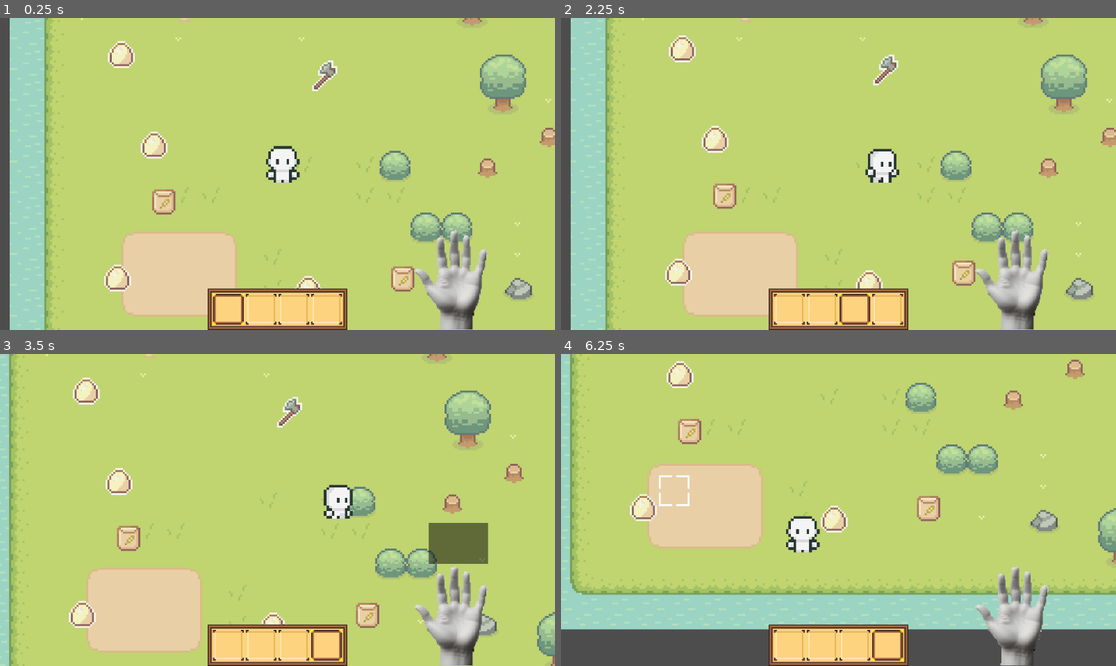
Above: before the commit, frames 1-4 (two rows, left to right).
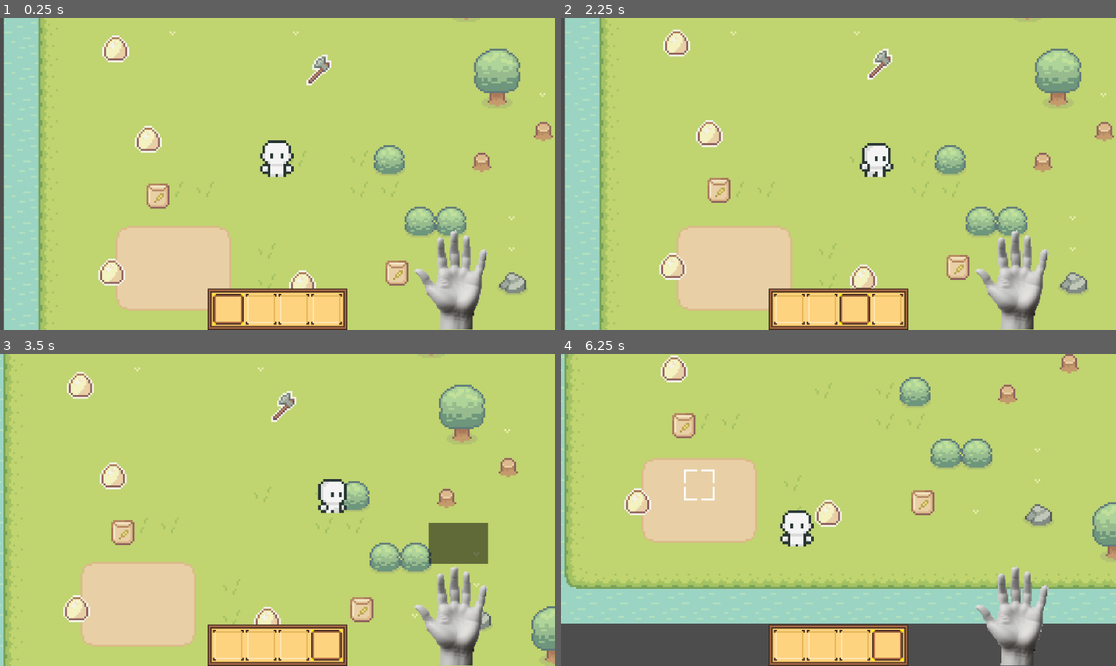
Above: after the commit, the same moments.

Repository: Lamayanul/Game
Game: Godot game, scene res://Scene/world.tscn
Same seed, same stepped clock (60 frames per second), same inputs: the game is played once before the commit and once after it.
Inputs (mouse positions are in pixels of both pictures, inside the frame that each line leads up to):
- Up to frame 1 (0.25 s): no input
- Up to frame 2 (2.25 s): drag from (788, 308) to (1066, 77) at 0.52 s; drag from (821, 308) to (1066, 77) at 1.27 s; move the mouse to (855, 308) at 2.02 s; hold D (move_right) from 2.03 s (still down); tap H (harvest, bound only after the commit) at 2.1 s; click (855, 308) at 2.17 s
- Up to frame 3 (3.5 s): tap Z (drop) at 2.3 s; release D (move_right) at 2.75 s; drag from (327, 644) to (455, 597) at 2.77 s
- Up to frame 4 (6.25 s): move the mouse to (1005, 556) at 3.52 s; hold A (move_left) 3.53-4.25 s; tap N (drop_1) at 3.6 s; tap Space (jump) at 3.77 s; tap H (harvest, bound only after the commit) at 3.8, 5.1 s; drag from (672, 463) to (849, 428) at 4.27 s; move the mouse to (866, 510) at 5.02 s; hold S (move_down) 5.03-5.75 s; click (866, 510) at 5.17 s; tap P (plantSeed) at 5.3 s; drag from (755, 432) to (688, 475) at 5.77 s

The runs differ from the first frame. In frame 1, 11% of the frame differs, in the area x 0-100%, y 0-100%; in frame 2, 11%; in frame 3, 10%; in frame 4, 14%, in the area x 0-100%, y 0-89%.

Commit message:
update
inventory + planting + bugs fix

Diff:
--- a/Autoload/Database.json
+++ b/Autoload/Database.json
@@ -26,5 +26,12 @@
 	"cantitate":1,
 	"number":3,
 	"nume":"seminte grau",
+	},
+
+"4":{
+	"texture":"grau_de_recoltat.png",
+	"cantitate":1,
+	"number":4,
+	"nume":"grau",
 	}
 }
--- a/Flowers/base_flower.gd
+++ b/Flowers/base_flower.gd
@@ -11,3 +11,9 @@
 func _on_timer_timeout():
 	index+=1
 	$AnimationPlayer.play(str(index))
+	if index == 3:  # Cand planta ajunge la index 3, o consideram matura
+		harvest_ready = true  # Planta este gata de recoltat
+		print("Plant is now harvestable")
+
+func harvest()->void:
+	queue_free()
--- a/Flowers/grau.tscn
+++ b/Flowers/grau.tscn
@@ -87,33 +87,6 @@
 "values": [Rect2(32, 0, 16, 16)]
 }
 
-[sub_resource type="Animation" id="Animation_g3tcj"]
-length = 0.001
-tracks/0/type = "value"
-tracks/0/imported = false
-tracks/0/enabled = true
-tracks/0/path = NodePath("Sprite2D:position")
-tracks/0/interp = 1
-tracks/0/loop_wrap = true
-tracks/0/keys = {
-"times": PackedFloat32Array(0),
-"transitions": PackedFloat32Array(1),
-"update": 0,
-"values": [Vector2(0, -8)]
-}
-tracks/1/type = "value"
-tracks/1/imported = false
-tracks/1/enabled = true
-tracks/1/path = NodePath(".:harvest_ready")
-tracks/1/interp = 1
-tracks/1/loop_wrap = true
-tracks/1/keys = {
-"times": PackedFloat32Array(0),
-"transitions": PackedFloat32Array(1),
-"update": 1,
-"values": [false]
-}
-
 [sub_resource type="Animation" id="Animation_22ahw"]
 resource_name = "2"
 length = 0.01
@@ -194,6 +167,33 @@
 "transitions": PackedFloat32Array(1),
 "update": 0,
 "values": [Rect2(64, 0, 16, 16)]
+}
+
+[sub_resource type="Animation" id="Animation_g3tcj"]
+length = 0.001
+tracks/0/type = "value"
+tracks/0/imported = false
+tracks/0/enabled = true
+tracks/0/path = NodePath("Sprite2D:position")
+tracks/0/interp = 1
+tracks/0/loop_wrap = true
+tracks/0/keys = {
+"times": PackedFloat32Array(0),
+"transitions": PackedFloat32Array(1),
+"update": 0,
+"values": [Vector2(0, -8)]
+}
+tracks/1/type = "value"
+tracks/1/imported = false
+tracks/1/enabled = true
+tracks/1/path = NodePath(".:harvest_ready")
+tracks/1/interp = 1
+tracks/1/loop_wrap = true
+tracks/1/keys = {
+"times": PackedFloat32Array(0),
+"transitions": PackedFloat32Array(1),
+"update": 1,
+"values": [false]
 }
 
 [sub_resource type="AnimationLibrary" id="AnimationLibrary_ggani"]
--- a/Scene/player.tscn
+++ b/Scene/player.tscn
@@ -577,8 +577,8 @@
 
 [node name="CharacterBody2D" type="CharacterBody2D"]
 y_sort_enabled = true
+position = Vector2(28, 16)
 script = ExtResource("1_cqeva")
-metadata/_edit_group_ = true
 
 [node name="AnimatedSprite2D" type="AnimatedSprite2D" parent="."]
 texture_filter = 1
@@ -592,7 +592,7 @@
 shape = SubResource("RectangleShape2D_fivss")
 
 [node name="Camera2D" type="Camera2D" parent="."]
-position = Vector2(-31, -19)
+position = Vector2(-28, -16)
 zoom = Vector2(4, 4)
 limit_smoothed = true
 position_smoothing_enabled = true
--- a/Scene/world.tscn
+++ b/Scene/world.tscn
@@ -207,7 +207,7 @@
 [sub_resource type="StyleBoxEmpty" id="StyleBoxEmpty_4ynlc"]
 
 [sub_resource type="RectangleShape2D" id="RectangleShape2D_2cxkb"]
-size = Vector2(7, 6)
+size = Vector2(7, 5.71695)
 
 [sub_resource type="RectangleShape2D" id="RectangleShape2D_0l4ak"]
 size = Vector2(25, 16)
@@ -312,6 +312,7 @@
 [node name="Area2D" type="Area2D" parent="CanvasLayer/PanelContainer/Sprite2D/item_mana/sprite"]
 
 [node name="CollisionShape2D" type="CollisionShape2D" parent="CanvasLayer/PanelContainer/Sprite2D/item_mana/sprite/Area2D"]
+position = Vector2(0, 0.141521)
 shape = SubResource("RectangleShape2D_2cxkb")
 
 [node name="InfoLabel" type="RichTextLabel" parent="CanvasLayer"]
--- a/Scripturi/hand.gd
+++ b/Scripturi/hand.gd
@@ -4,6 +4,8 @@
 var float_speed: float = 2.0
 var original_position: Vector2
 var time_passed: float = 0.0
+@onready var sprite = $"."
+
 
 
 
--- a/Scripturi/player.gd
+++ b/Scripturi/player.gd
@@ -147,11 +147,14 @@
 		hand_sprite.visible = true
 		hand_sprite.scale=Vector2(0.5,0.5)
 		info = "[center]ITEM : "  +item_nume+"[/center]"
+
 	else:
 		print("Texture is null")
 
+
 func inequip_item():
 	hand_sprite.texture=null
+	info_label.visible=false
 	info_label.clear()
 
 
--- a/Scripturi/tile_map.gd
+++ b/Scripturi/tile_map.gd
@@ -2,15 +2,15 @@
 
 
 @onready var grid = $Grid
-@onready var player = $"../player"
-var selected_slot: Slot = null
 @onready var inventory = get_node("/root/world/CanvasLayer/Inv")
-var pos:Vector2
-var suprapune:Vector2
-
+var selected_slot: Slot = null  # Slotul selectat
+@onready var player = get_node("/root/world/player")
+var drop=1
+var cell
 
 var curentSeed=preload("res://Flowers/grau.tscn")
 var plantedFlower:Dictionary={}
+
 
 
 func _process(_delta):
@@ -21,35 +21,68 @@
 	if tile_data != null and tile_data.get_custom_data("ogor"):  # Verifică dacă tile-ul este "ogor"
 		grid.visible = true  # Afișează gridul
 		grid.position = map_to_local(grid_cell)  # Plasează gridul pe tile-ul respectiv
-		pos=grid_cell
 	else:
 		grid.visible = false  # Ascunde gridul
+	if Input.is_action_just_pressed("harvest"):
+		if plantedFlower.has(local_to_map(grid.position)) and is_harvestable(local_to_map(grid.position)):
+			print("da")
+			harvest_plant(local_to_map(grid.position))
+
 
 
 func _on_player_plant_seed():
 	var cellLocalCoord=local_to_map(grid.position)
 	var tile:TileData=get_cell_tile_data(2,cellLocalCoord)
-
+	cell=cellLocalCoord
 	if tile==null  or curentSeed==null:
 		return
 
 	if tile.get_custom_data("ogor"):
 		if plantedFlower.has(cellLocalCoord):
-			return
+			print("A plant already exists at:", cellLocalCoord)
+			return  # Ieși din funcție pentru a evita plantarea din nou
 		plant_seed(cellLocalCoord)
 
-		#if selected_slot.decrease_cantitate(1):
-			#selected_slot.clear_item()
-			#selected_slot.deselect()
-			#selected_slot = null
-			#var player = get_node("/root/world/player")
-			#player.inequip_item()
+	if inventory.selected_slot!=null:
+		print(inventory.selected_slot)
+		if inventory.selected_slot.decrease_cantitate(drop):
+			inventory.selected_slot.clear_item()
+			inventory.selected_slot.deselect()
+			inventory.selected_slot = null
+			inventory.plin-=1
+			player.inequip_item()
+
+
+
+func is_harvestable(coord)->bool:
+	var plant = plantedFlower.get(coord)
+	print("harvest",coord)
+	print(plant)
+	if plant != null:
+		return plant.harvest_ready  # Sau metoda din clasa plantei care verifică maturitatea
+	return false
+
+
+func harvest_plant(coord)->void:
+	var plant:Flower=plantedFlower.get(coord)
+	print(coord)
+	if plant.has_method("harvest"):
+		plant.harvest()
+		plantedFlower.erase(coord)
+		plant.queue_free()
+		print("Plant harvested at:", coord)
+		inventory.add_item("4",2)
+
+
+
 
 func plant_seed(coord)->void:
 	if plantedFlower.has(coord):
+		print("Seed already planted at: ", coord)
 		return
 
 	var plant=curentSeed.instantiate()
+	print("Plant instance created:", plant)
 	add_child(plant)
 	plantedFlower[coord]=plant
 	plant.position=map_to_local(coord)
--- a/User/inv.gd
+++ b/User/inv.gd
@@ -7,6 +7,9 @@
 @export var plin:int =0
 @onready var info_label = $"../InfoLabel"
 @onready var hand_sprite = $"../PanelContainer/Sprite2D/item_mana/sprite"
+@onready var color_rect = $"../ColorRect"
+@onready var tilemap = $"../../TileMap"
+
 
 signal plantSeed
 
@@ -74,11 +77,11 @@
 	# Dacă inventarul este plin și nu există sloturi libere
 	print("Inventarul este plin!")
 
-
 func _ready():
 	for child in grid_container.get_children():
 		if child is Slot:
 			child.connect("slot_selected", Callable(self, "_on_slot_selected"))
+
 
 	  # Selectează automat primul slot
 	if grid_container.get_child_count() > 0:
@@ -88,17 +91,31 @@
 	$"../../Item7".item_cantitate=3
 
 func _on_slot_selected(slot: Slot):
-	if selected_slot:
-		selected_slot.deselect()  # Deselectează slotul anterior
-		hand_sprite.texture=null
-		info_label.clear()
-
-	selected_slot = slot
-	selected_slot.select()
-	update_selector_position(selected_slot)
-	var player = get_node("/root/world/player")  # Referința la nodul player
+	selected_slot = slot  # Setează slotul selectat
+
+	# Resetează sprite-ul și eticheta
+	hand_sprite.texture = null
+	info_label.clear()
+	color_rect.visible = false
+	info_label.visible = false
+
+	# Dacă slotul selectat are un item (este plin), actualizează sprite-ul și eticheta
+	if slot.get_texture() != null:
+		hand_sprite.texture = slot.get_texture()
+		hand_sprite.visible = true
+		hand_sprite.scale = Vector2(0.5, 0.5)
+
+		info_label.text = "[center]ITEM: " + slot.get_nume() + "[/center]"
+		info_label.visible = false
+		color_rect.visible = false
+
+	# Actualizează poziția selectorului
+	update_selector_position(slot)
+
+	# Echipează itemul la jucător
+	var player = get_node("/root/world/player")
 	if player and slot.get_texture() != null:
-		player.equip_item(slot.get_texture(),slot.get_nume())
+		player.equip_item(slot.get_texture(), slot.get_nume())
 
 
 
@@ -131,7 +148,7 @@
 
 			# Obține poziția mouse-ului în coordonate globale
 			#var mouse = get_global_mouse_position()
-			var world = get_node("/root/world/")
+			var _world = get_node("/root/world/")
 			var cantiti=selected_slot.get_cantitate()
 			# Convertește coordonatele mouse-ului în coordonatele locale ale TileMap
 			#var mouse_position_global = get_viewport().get_mouse_position()
@@ -178,9 +195,9 @@
 		item_instance.set_texture1(item_texture)
 
 		item_instance.ID = ID
-		var position=Vector2(100,100)
-
-		item_instance.position = position  # Folosește 'position' pentru coordonate locale
+		var position_drop=Vector2(100,100)
+
+		item_instance.position = position_drop  # Folosește 'position' pentru coordonate locale
 		#global_cantiti=cantiti
 		world_node.add_child(item_instance)
 
@@ -240,17 +257,16 @@
 		print("Niciun slot nu este selectat")
 
 func plantare():
-	var tilemap=get_node("/root/world/TileMap")
-	var drop=1
+	var _tilemap=get_node("/root/world/TileMap")
 	if selected_slot:
 		var ID=selected_slot.get_id()
 		if ID=="3":
 			emit_signal("plantSeed")
-			tilemap._on_player_plant_seed()
-			if selected_slot.decrease_cantitate(drop):
-				selected_slot.clear_item()
-				selected_slot.deselect()
-				selected_slot = null
-				plin -= 1
-				var player = get_node("/root/world/player")
-				player.inequip_item()
+			#tilemap._on_player_plant_seed()
+			#if selected_slot.decrease_cantitate(drop):
+				#selected_slot.clear_item()
+				#selected_slot.deselect()
+				#selected_slot = null
+				#plin -= 1
+				#var player = get_node("/root/world/player")
+				#player.inequip_item()
--- a/item.gd
+++ b/item.gd
@@ -38,8 +38,8 @@
 	position.y = original_position.y + sin(time_passed * float_speed) * float_amplitude
 
 # Metodă pentru a seta textura pe obiect
-func set_texture1(texture: Texture):
-	item_texture = texture
+func set_texture1(texture_drop: Texture):
+	item_texture = texture_drop
 	self.texture = item_texture  # Asigură-te că setezi textura pe Sprite2D
 
 # Metodă pentru a seta cantitatea pe obiect
--- a/project.godot
+++ b/project.godot
@@ -61,6 +61,11 @@
 "events": [Object(InputEventKey,"resource_local_to_scene":false,"resource_name":"","device":-1,"window_id":0,"alt_press …(192 unchanged characters)…
 ]
 }
+harvest={
+"deadzone": 0.5,
+"events": [Object(InputEventKey,"resource_local_to_scene":false,"resource_name":"","device":-1,"window_id":0,"alt_pressed":false,"shift_pressed":false,"ctrl_pressed":false,"meta_pressed":false,"pressed":false,"keycode":0,"physical_keycode":72,"key_label":0,"unicode":104,"location":0,"echo":false,"script":null)
+]
+}
 
 [rendering]
 
Binary file added: Sprout Lands - Sprites - Basic pack/Objects/grau.png
Not shown, added: Sprout Lands - Sprites - Basic pack/Objects/grau.png.import
Binary file added: assets/grau_de_recoltat.png
Not shown, added: assets/grau_de_recoltat.png.import
